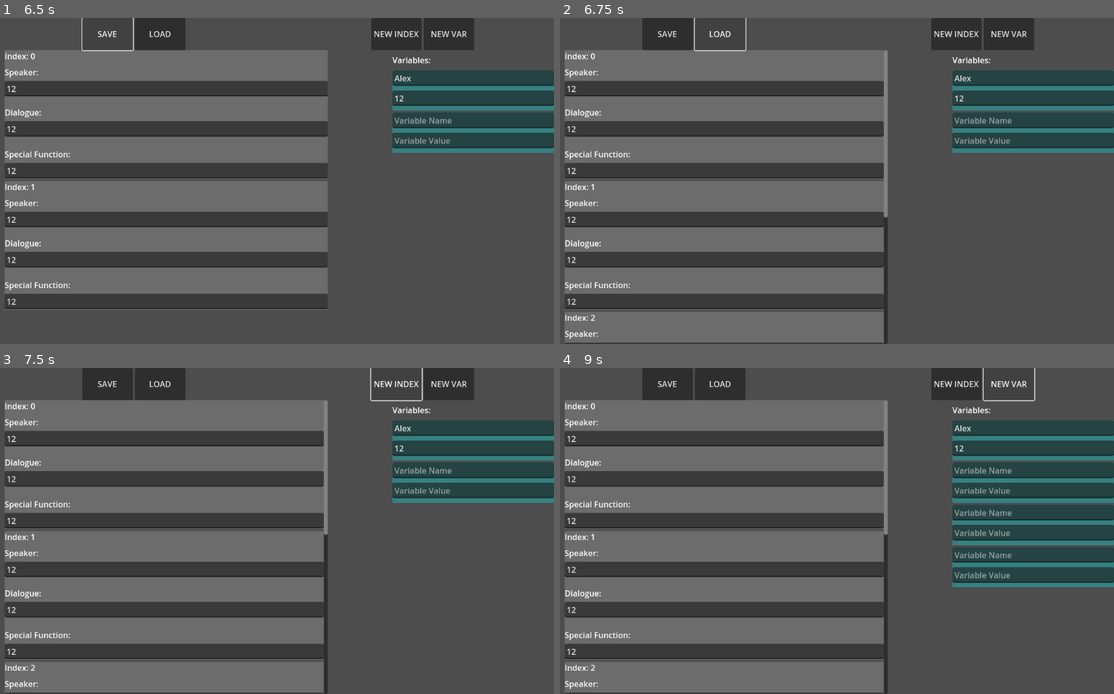
Above: before the commit, frames 1-4 (two rows, left to right).
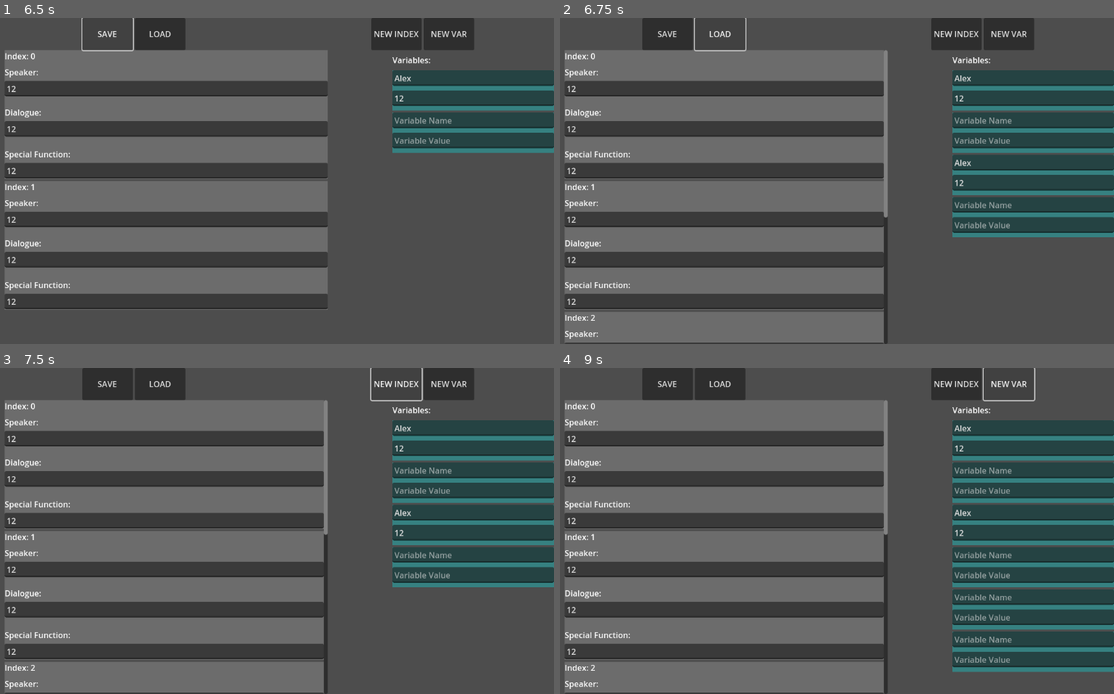
Above: after the commit, the same moments.

Repository: POtOSoftware/YADSMan
Game: Godot game, scene res://Scenes/Prototype/Prototype.tscn
The game is run twice, just before and just after one commit, with the same random seed, the same clock (stepped at 60 frames per second) and the same inputs.
Inputs (mouse positions are in pixels of both pictures, inside the frame that each line leads up to):
- Up to frame 1 (6.5 s): click "NEW INDEX" at 0.5 s; click (166, 89) at 1.27 s; type "12" at 1.35 s; click (166, 128) at 1.5 s; type "12" at 1.58 s; click (166, 171) at 1.73 s; type "12" at 1.82 s; click "NEW INDEX" at 2 s; click (166, 220) at 2.77 s; type "12" at 2.85 s; click (166, 259) at 3 s; type "12" at 3.08 s; click (166, 301) at 3.23 s; type "12" at 3.32 s; click "NEW VAR" at 3.5 s; click (470, 76) at 4.27 s; type "Alex" at 4.35 s; click (470, 99) at 4.5 s; type "12" at 4.58 s; click "NEW VAR" at 5 s; click "SAVE" at 5.75 s
- Up to frame 2 (6.75 s): click "LOAD" at 6.5 s
- Up to frame 3 (7.5 s): click "NEW INDEX" at 7.25 s
- Up to frame 4 (9 s): click "NEW VAR" at 8 s; tap Enter at 8.75 s

Frame 1 is identical in both runs. In frame 2, 7.1% of the frame differs, in the area x 70-100%, y 41-68%; in frame 3, 7.1%; in frame 4, 7.3%, in the area x 70-100%, y 43-94%.

Commit message:
loading variables took way too much work to implement
and it was all my fault, naturally

Diff:
--- a/Global/FileManager.gd
+++ b/Global/FileManager.gd
@@ -72,3 +72,27 @@
 	print("SPECIAL FUNCTIONS: " + str(specfunc_lines))
 
 	return specfunc_lines
+
+func load_var_names_from_file(_file_path: String = GlobalManager.working_file_path) -> Array:
+	var var_names: Array
+
+	if yads_file.load(_file_path) == OK:
+		print("LOADING VARIABLE NAMES FROM " + _file_path)
+	else:
+		printerr("DOLPHIN DICKS! LOADING VARIALBE NAMES FROM " + _file_path + " HAS FAILED!")
+
+	var_names = yads_file.get_value("variables", "var_names")
+
+	return var_names
+
+func load_var_values_from_file(_file_path: String = GlobalManager.working_file_path) -> Array:
+	var var_values: Array
+
+	if yads_file.load(_file_path) == OK:
+		print("LOADING VARIABLE VALUES FROM " + _file_path)
+	else:
+		printerr("BISCUITS! LOADING VARIABLE VALUES FROM " + _file_path + " HAS FAILED!")
+
+	var_values = yads_file.get_value("variables", "var_values")
+
+	return var_values
--- a/Global/GlobalManager.gd
+++ b/Global/GlobalManager.gd
@@ -20,6 +20,7 @@
 	current_total_indexes += 1
 
 func create_var_edit_item(_var_name: String = "", _var_value: String = ""):
+	print("CREATING VARIABLE EDITOR")
 	var instance_var_editor: Node = prefab_var_editor.instantiate()
 
 	variable_container.add_child(instance_var_editor)
--- a/Scenes/Prototype/Prototype.tscn
+++ b/Scenes/Prototype/Prototype.tscn
@@ -29,19 +29,23 @@
 size_flags_vertical = 3
 
 [node name="VarsLabel" type="Label" parent="."]
-layout_mode = 0
-offset_left = 832.0
+layout_mode = 1
+anchors_preset = 1
+anchor_left = 1.0
+anchor_right = 1.0
+offset_left = -320.0
 offset_top = 72.0
-offset_right = 908.0
+offset_right = -244.0
 offset_bottom = 95.0
 text = "Variables:"
 
 [node name="VarContainer" type="ScrollContainer" parent="."]
 layout_mode = 1
-anchors_preset = 15
+anchors_preset = -1
+anchor_left = 1.0
 anchor_right = 1.0
 anchor_bottom = 1.0
-offset_left = 832.0
+offset_left = -320.0
 offset_top = 104.0
 grow_horizontal = 2
 grow_vertical = 2
--- a/Scenes/Prototype/prototype.gd
+++ b/Scenes/Prototype/prototype.gd
@@ -63,8 +63,8 @@
 	var _line_edits: Array[Node] = get_tree().get_nodes_in_group("line_editor")
 	var _variables: Array[Node] = get_tree().get_nodes_in_group("var_editor")
 
-	var _var_names: Array[String]
-	var _var_values: Array[String]
+	var _var_names: Array
+	var _var_values: Array
 
 	for line_edit in _line_edits:
 		var _current_index: int = _line_edits[line_edit.get_index()].get_current_index()
@@ -85,6 +85,9 @@
 	var _dialogue_lines: Array[String] = FileManager.load_dialogue_lines_from_file()
 	var _specfunc_lines: Array[String] = FileManager.load_specfuncs_from_file()
 
+	var _var_names: Array = FileManager.load_var_names_from_file()
+	var _var_values: Array = FileManager.load_var_values_from_file()
+
 	# potential bug ahead! this all depends on the speaker and dialogue line array being the same size
 	# they *should* be, but for now ill just throw a fit if the sizes are different
 
@@ -94,6 +97,13 @@
 			_speaker_lines[_current_line], _dialogue_lines[_current_line], _specfunc_lines[_current_line])
 	else:
 		printerr("FUCK ME TO TEARS! SPEAKER AND DIALOGUE ARRAY SIZES AREN'T EQUAL!")
+		return
+
+	print(_var_names)
+	print(_var_values)
+	if _var_names != [null]:
+		for _current_var in range(_var_names.size()):
+			GlobalManager.create_var_edit_item(_var_names[_current_var], _var_values[_current_var])
 
 func _on_new_index_pressed() -> void:
 	GlobalManager.create_line_editor_item(GlobalManager.current_total_indexes)
